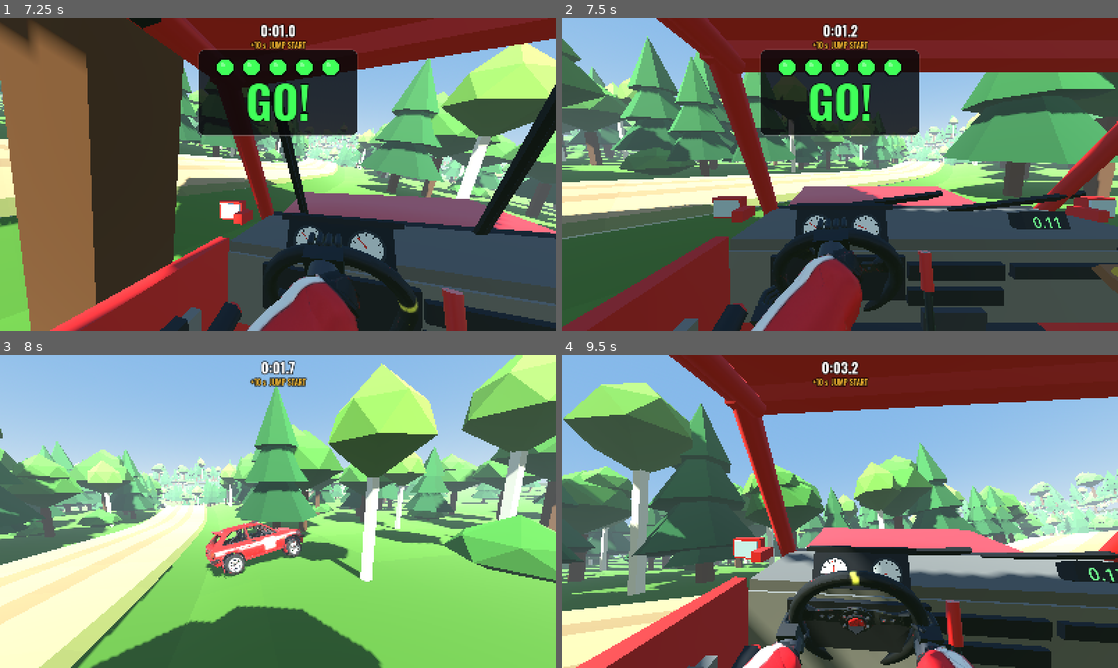
Above: before the commit, frames 1-4 (two rows, left to right).
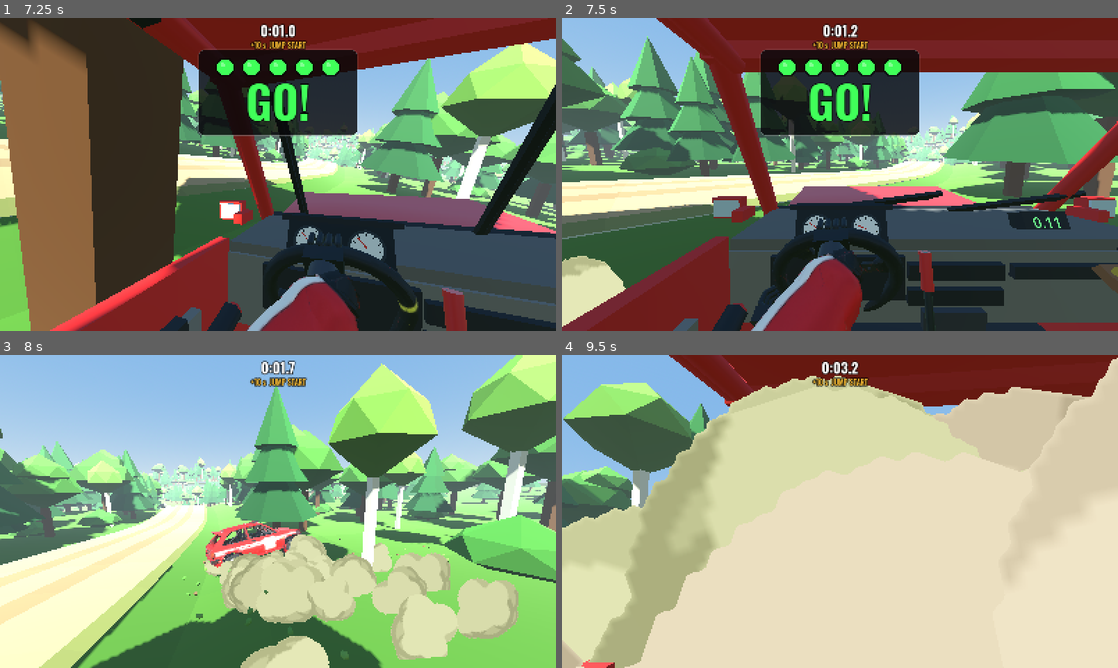
Above: after the commit, the same moments.

Repository: pbelfand-dot/Stock-multiplay-game
Game: Godot game, scene res://scenes/main.tscn
Two runs of this game, one before a commit and one after it. Both use one fixed random seed, a clock stepped at 60 frames per second and the inputs below.
Inputs (mouse positions are in pixels of both pictures, inside the frame that each line leads up to):
- Up to frame 1 (7.25 s): click "DRIVE SOLO · AI CO-DRIVER" at 0.5 s; tap Enter (ready) at 1.25, 1.55, 2.1, 3.8, 5.1, 6.05 s; move the mouse to (305, 174) at 1.27 s; hold Up 1.28-6.53 s; tap C (camera) at 1.35, 3.05, 3.6, 5.3 s; move the mouse to (250, 174) at 2.02 s; tap W (throttle) at 2.3, 4.55, 6.8 s; move the mouse to (289, 168) at 2.77 s; hold W (throttle) 2.78-3.53 s; move the mouse to (272, 180) at 3.52 s; move the mouse to (316, 177) at 4.27 s; hold Q (read_notes) 4.28-5.03 s; move the mouse to (233, 171) at 5.02 s; move the mouse to (283, 174) at 5.77 s; hold W (throttle) 5.78-6.53 s; move the mouse to (255, 168) at 6.52 s; hold D (steer_right) from 6.53 s (still down); tap F (wipers) at 6.6 s
- Up to frame 2 (7.5 s): move the mouse to (867, 174) at 7.27 s; release D (steer_right) at 7.28 s; hold Up from 7.28 s (still down); hold Tab from 7.28 s (still down)
- Up to frame 3 (8 s): keep holding Up; keep holding Tab; tap C (camera) at 7.55 s
- Up to frame 4 (9.5 s): keep holding Up; move the mouse to (812, 511) at 8.02 s; release Tab at 8.03 s; tap Keypad Enter at 8.1 s; tap Enter (ready) at 8.3 s; move the mouse to (851, 505) at 8.77 s; hold W (throttle) from 8.78 s (still down); tap C (camera) at 8.85 s

Frame 1 is identical in both runs. In frame 2, 1.6% of the frame differs, in the area x 0-12%, y 76-99%; in frame 3, 13%; in frame 4, 79%, in the area x 0-100%, y 0-100%.

Commit message:
SHOTGUN RALLY: cartoony dirt + gravel off the tyres when the car slides
scripts/vehicle/drift_fx.gd: puffy cel-shaded dust clouds (swell, float up,
shrink away) and little low-poly stones flung out to the side and back,
bouncing once. Strength per tyre from how fast it slides over the ground
(sideways, or a locked rear on the handbrake); a light dust trail behind the
rears at speed. Colours per surface (gravel / dirt / mud / grass / tarmac).
Reads only what both machines know, so the co-driver sees the same spray.
Two MultiMeshes, alpha-scissor puffs facing the camera (drawn after it moves).

tests/fx_check.gd (in run_all.sh): nothing when cruising or in the air, lots
off the rears on a handbrake slide, a trail and no stones flat out.
--shot_drift starts a screenshot sliding sideways.

Co-Authored-By: Claude Opus 5.5 <noreply@anthropic.com>
Claude-Session: https://claude.ai/code/session_01NXYqac7qKp55iHA8gZ85EC

Diff:
--- a/shotgun-rally/scripts/game.gd
+++ b/shotgun-rally/scripts/game.gd
@@ -22,6 +22,7 @@
 const Notes = preload("res://scripts/stage/pacenotes.gd")
 const RallyCar = preload("res://scripts/vehicle/rally_car.gd")
 const Cockpit = preload("res://scripts/vehicle/cockpit.gd")
+const DriftFx = preload("res://scripts/vehicle/drift_fx.gd")
 const SeatCam = preload("res://scripts/vehicle/seat_cam.gd")
 const AICoDriver = preload("res://scripts/vehicle/ai_codriver.gd")
 const Autopilot = preload("res://scripts/vehicle/autopilot.gd")
@@ -114,6 +115,10 @@
 	car.place(_start_pos, st.heading_at(st.START_S))
 	car.hit.connect(_on_hit)
 	car.landed.connect(_on_landed)
+	var fx := DriftFx.new()                       # dirt + stones off the tyres when it slides
+	fx.name = "DriftFx"
+	fx.car = car
+	car.add_child(fx)
 	progress.emit(0.84, "Strapping in the crew")
 	await get_tree().process_frame
 	if not is_inside_tree():
--- a/shotgun-rally/scripts/main.gd
+++ b/shotgun-rally/scripts/main.gd
@@ -10,7 +10,8 @@
 ##   --aicheck                               solo test: the AI co-driver's calls come in time
 ##   --screenshot=out.png [--shot_seat=codriver --shot_s=300 --shot_read --shot_mud [--shot_wipe=N] --shot_nohud
 ##                         --shot_yaw=1.2 --shot_pitch=-0.3 (look around, rad) --shot_view=seat|chase|orbit
-##                         --shot_steer=-1..1 --shot_handbrake --shot_loading (keep the loading screen up)]
+##                         --shot_steer=-1..1 --shot_handbrake --shot_loading (keep the loading screen up)
+##                         --shot_drift (start it sliding sideways: the dirt flies)]
 
 const Game = preload("res://scripts/game.gd")
 const Menu = preload("res://scripts/ui/main_menu.gd")
@@ -167,6 +168,10 @@
 				game.cockpit.wipe(int(Config.arg("shot_wipe", 1)))
 		if Config.flag("shot_nohud"):
 			game._hud.visible = false
+		if Config.flag("shot_drift"):                # sliding sideways on the handbrake: the dirt flies
+			var xf: Transform3D = game.car.global_transform
+			game.car.linear_velocity = -xf.basis.z * 17.0 + xf.basis.x * 8.0
+			game.car.angular_velocity = Vector3(0, 0.9, 0)
 
 
 func _process(dt: float) -> void:
--- /dev/null
+++ b/shotgun-rally/scripts/vehicle/drift_fx.gd
@@ -0,0 +1,351 @@
+extends Node3D
+## Cartoony dirt and gravel off the tyres when the car slides: puffy dust
+## clouds (cel-shaded, they swell, drift up and shrink away) and little stones
+## flung out to the side and back, bouncing once. Drift, handbrake or a big
+## slide = lots; a light trail of dust behind the rear wheels at speed.
+##   * the colours follow the surface: tan gravel, brown dirt, dark mud (more
+##     clods, less dust), green bits off the grass, white smoke on tarmac
+##   * it reads only what BOTH machines know about the car (where it is and how
+##     it moves, the springs, the handbrake, the surface), so the co-driver sees
+##     the same spray as the driver
+##   * two MultiMeshes and a few hundred points simulated here: cheap. Puffs use
+##     alpha scissor (no see-through sorting trouble) and face the camera
+## Lives under the car but works in world space (top_level).
+
+const RallyCar = preload("res://scripts/vehicle/rally_car.gd")
+
+const MAX_PUFFS := 240
+const MAX_STONES := 280
+const PUFF_RATE := 30.0         # puffs a second per wheel, sliding hard
+const STONE_RATE := 46.0        # stones a second per wheel, sliding hard
+const SLIDE_START := 1.2        # m/s of sideways slide at the tyre before anything flies
+const SLIDE_FULL := 6.0         # ... and the slide for the full spray
+const GRAVITY := 15.0           # a bit more than real: snappier, cartoony arcs
+## per surface: dust colour, stone colours, how much dust, how many stones
+const SURF := {
+	"gravel": [Color(0.9, 0.82, 0.66), [Color(0.58, 0.55, 0.5), Color(0.7, 0.62, 0.48), Color(0.46, 0.43, 0.41)], 1.0, 1.0],
+	"dirt": [Color(0.8, 0.64, 0.45), [Color(0.46, 0.34, 0.22), Color(0.56, 0.43, 0.29)], 1.0, 0.85],
+	"mud": [Color(0.52, 0.4, 0.27), [Color(0.33, 0.24, 0.15), Color(0.41, 0.31, 0.2)], 0.45, 1.4],
+	"grass": [Color(0.78, 0.8, 0.56), [Color(0.33, 0.56, 0.2), Color(0.42, 0.62, 0.24), Color(0.46, 0.37, 0.23)], 0.55, 0.8],
+	"tarmac": [Color(0.92, 0.92, 0.94), [], 0.8, 0.0],
+}
+
+static var _cloud: ImageTexture     # made once, shared by every stage's car
+
+var car: RallyCar
+var intensity := [0.0, 0.0, 0.0, 0.0]    # how hard each tyre is spraying (0..1), for tests
+var puffs_alive := 0
+var stones_alive := 0
+var puffs_made := 0                 # all-time counts (tests)
+var stones_made := 0
+var _puff_mm: MultiMesh
+var _stone_mm: MultiMesh
+var _puff_mi: MultiMeshInstance3D
+var _stone_mi: MultiMeshInstance3D
+# particles: parallel arrays, alive ones packed at the front
+var _pp := PackedVector3Array()     # puff position
+var _pv := PackedVector3Array()     # ... velocity
+var _pt := PackedFloat32Array()     # ... age
+var _pl := PackedFloat32Array()     # ... lifetime
+var _ps := PackedFloat32Array()     # ... full size
+var _pr := PackedFloat32Array()     # ... spin on screen
+var _pc := PackedColorArray()
+var _sp := PackedVector3Array()     # stone position
+var _sv := PackedVector3Array()
+var _st := PackedFloat32Array()
+var _sl := PackedFloat32Array()
+var _ss := PackedFloat32Array()     # size
+var _sf := PackedFloat32Array()     # the ground's height where it was thrown up
+var _sb := PackedInt32Array()       # bounces so far
+var _sa := PackedVector3Array()     # tumble (axis x speed)
+var _sc := PackedColorArray()
+var _acc_p := [0.0, 0.0, 0.0, 0.0]
+var _acc_s := [0.0, 0.0, 0.0, 0.0]
+var _prev_basis := Basis()
+var _w := Vector3.ZERO              # the car's spin (rad/s), from how it turned since last frame
+var _started := false
+
+
+func _ready() -> void:
+	process_priority = 1000                       # draw after the camera has moved this frame (puffs face it)
+	top_level = true
+	global_transform = Transform3D.IDENTITY
+	_pp.resize(MAX_PUFFS)
+	_pv.resize(MAX_PUFFS)
+	_pt.resize(MAX_PUFFS)
+	_pl.resize(MAX_PUFFS)
+	_ps.resize(MAX_PUFFS)
+	_pr.resize(MAX_PUFFS)
+	_pc.resize(MAX_PUFFS)
+	_sp.resize(MAX_STONES)
+	_sv.resize(MAX_STONES)
+	_st.resize(MAX_STONES)
+	_sl.resize(MAX_STONES)
+	_ss.resize(MAX_STONES)
+	_sf.resize(MAX_STONES)
+	_sb.resize(MAX_STONES)
+	_sa.resize(MAX_STONES)
+	_sc.resize(MAX_STONES)
+	# dust: a camera-facing quad with a cel-shaded cloud on it
+	var quad := QuadMesh.new()
+	quad.size = Vector2(1.0, 1.0)
+	var pm := StandardMaterial3D.new()
+	pm.shading_mode = BaseMaterial3D.SHADING_MODE_UNSHADED
+	pm.transparency = BaseMaterial3D.TRANSPARENCY_ALPHA_SCISSOR
+	pm.alpha_scissor_threshold = 0.5
+	if _cloud == null:
+		_cloud = _cloud_texture()
+	pm.albedo_texture = _cloud
+	pm.vertex_color_use_as_albedo = true
+	pm.cull_mode = BaseMaterial3D.CULL_DISABLED
+	pm.texture_filter = BaseMaterial3D.TEXTURE_FILTER_LINEAR
+	quad.material = pm
+	_puff_mm = MultiMesh.new()
+	_puff_mm.transform_format = MultiMesh.TRANSFORM_3D
+	_puff_mm.use_colors = true
+	_puff_mm.mesh = quad
+	_puff_mm.instance_count = MAX_PUFFS
+	_puff_mm.visible_instance_count = 0
+	_puff_mi = MultiMeshInstance3D.new()
+	_puff_mi.multimesh = _puff_mm
+	_puff_mi.cast_shadow = GeometryInstance3D.SHADOW_CASTING_SETTING_OFF
+	add_child(_puff_mi)
+	# stones: chunky low-poly rocks, lit, flat colours
+	var rock := SphereMesh.new()
+	rock.radius = 0.5
+	rock.height = 0.8
+	rock.radial_segments = 5
+	rock.rings = 2
+	var sm := StandardMaterial3D.new()
+	sm.vertex_color_use_as_albedo = true
+	sm.roughness = 1.0
+	rock.material = sm
+	_stone_mm = MultiMesh.new()
+	_stone_mm.transform_format = MultiMesh.TRANSFORM_3D
+	_stone_mm.use_colors = true
+	_stone_mm.mesh = rock
+	_stone_mm.instance_count = MAX_STONES
+	_stone_mm.visible_instance_count = 0
+	_stone_mi = MultiMeshInstance3D.new()
+	_stone_mi.multimesh = _stone_mm
+	_stone_mi.cast_shadow = GeometryInstance3D.SHADOW_CASTING_SETTING_OFF
+	add_child(_stone_mi)
+
+
+func _physics_process(dt: float) -> void:
+	if car == null or not is_instance_valid(car):
+		return
+	var xf := car.global_transform
+	if _started:
+		# how the car turned since last tick (the co-driver's copy has no physics spin)
+		var q := (xf.basis.orthonormalized() * _prev_basis.inverse()).get_rotation_quaternion()
+		var ang := q.get_angle()
+		var w := q.get_axis() * (wrapf(ang, -PI, PI) / dt) if ang > 1e-5 else Vector3.ZERO
+		_w = _w.lerp(w, 0.5)
+	_prev_basis = xf.basis.orthonormalized()
+	_started = true
+	_spawn(xf, dt)
+	_simulate(dt)
+
+
+func _process(_dt: float) -> void:
+	_draw_particles()
+
+
+## Each tyre: how fast it slides over the ground -> dust and stones.
+func _spawn(xf: Transform3D, dt: float) -> void:
+	var up := xf.basis.y
+	var fwd := -xf.basis.z
+	var v: Vector3 = car.linear_velocity
+	var surf: Array = SURF.get(car.on_surface, SURF.gravel)
+	var loose := car.on_surface in ["gravel", "dirt"]
+	var hb: bool = car.handbrake_on()
+	var fast := clampf((absf(car.speed) - 12.0) / 25.0, 0.0, 1.0)
+	for k in 4:
+		var front: bool = RallyCar.WHEELS[k][2]
+		var c: float = car.comp[k]
+		if c <= 0.01:                                     # in the air
+			intensity[k] = 0.0
+			continue
+		var mount: Vector3 = xf * Vector3(RallyCar.WHEELS[k][0], 0.0, RallyCar.WHEELS[k][1])
+		var contact := mount - up * (RallyCar.REST - c + RallyCar.RADIUS)
+		var vc := v + _w.cross(contact - xf.origin)
+		if vc.length() < 2.0:
+			intensity[k] = 0.0
+			continue
+		var wf := fwd.rotated(up, -car.steer) if front else fwd
+		var side := wf.cross(up)                          # the tyre's right
+		var lat := vc.dot(side)
+		var slide := absf(lat)
+		if hb and not front:
+			slide = maxf(slide, absf(vc.dot(wf)) * 0.8)   # locked: it slides the way it's going
+		var drift := clampf((slide - SLIDE_START) / (SLIDE_FULL - SLIDE_START), 0.0, 1.0)
+		var trail := fast * 0.16 if (loose and not front) else 0.0
+		var amount := maxf(drift, trail)
+		intensity[k] = amount
+		_acc_p[k] += PUFF_RATE * amount * float(surf[2]) * dt
+		_acc_s[k] += STONE_RATE * drift * float(surf[3]) * dt
+		var out_dir := side * signf(lat) if slide > 0.5 else Vector3.ZERO   # thrown to the outside of the slide
+		while _acc_p[k] >= 1.0:
+			_acc_p[k] -= 1.0
+			_add_puff(contact, up, vc, out_dir, amount, surf[0])
+		while _acc_s[k] >= 1.0:
+			_acc_s[k] -= 1.0
+			_add_stone(contact, up, wf, vc, out_dir, surf[1])
+
+
+func _add_puff(at: Vector3, up: Vector3, vc: Vector3, out_dir: Vector3, amount: float, col: Color) -> void:
+	if puffs_alive >= MAX_PUFFS:
+		return
+	var i := puffs_alive
+	puffs_alive += 1
+	puffs_made += 1
+	var jitter := Vector3(randf_range(-1, 1), 0.0, randf_range(-1, 1)) * 0.25
+	_pp[i] = at + up * 0.2 + jitter
+	_pv[i] = out_dir * absf(vc.dot(out_dir)) * randf_range(0.08, 0.18) + vc * 0.06 \
+		+ Vector3.UP * randf_range(0.5, 1.2) + Vector3(randf_range(-1, 1), 0.0, randf_range(-1, 1)) * 0.35
+	_pt[i] = 0.0
+	_pl[i] = randf_range(0.9, 1.6)
+	_ps[i] = randf_range(1.2, 2.0) * (0.55 + 0.45 * amount)
+	_pr[i] = randf_range(-PI, PI)
+	var shade := randf_range(0.9, 1.06)
+	_pc[i] = Color(col.r * shade, col.g * shade, col.b * shade)
+
+
+func _add_stone(at: Vector3, up: Vector3, wf: Vector3, vc: Vector3, out_dir: Vector3, cols: Array) -> void:
+	if stones_alive >= MAX_STONES or cols.is_empty():
+		return
+	var i := stones_alive
+	stones_alive += 1
+	stones_made += 1
+	_sp[i] = at + up * 0.08 + Vector3(randf_range(-0.12, 0.12), 0.0, randf_range(-0.12, 0.12))
+	var back := -wf * signf(vc.dot(wf)) if absf(vc.dot(wf)) > 0.5 else -wf    # the tyre roosts them backwards
+	_sv[i] = back * randf_range(1.0, 3.5) + out_dir * absf(vc.dot(out_dir)) * randf_range(0.25, 0.6) \
+		+ vc * 0.25 + Vector3.UP * randf_range(2.0, 4.6) \
+		+ Vector3(randf_range(-1, 1), randf_range(-0.3, 0.3), randf_range(-1, 1)) * 0.8
+	_st[i] = 0.0
+	_sl[i] = randf_range(0.8, 1.3)
+	_ss[i] = randf_range(0.08, 0.16)
+	_sf[i] = at.y
+	_sb[i] = 0
+	_sa[i] = Vector3(randf_range(-1, 1), randf_range(-1, 1), randf_range(-1, 1)).normalized() * randf_range(6.0, 16.0)
+	_sc[i] = cols[randi() % cols.size()]
+
+
+func _simulate(dt: float) -> void:
+	var i := 0
+	while i < puffs_alive:
+		_pt[i] += dt
+		if _pt[i] >= _pl[i]:
+			_kill_puff(i)
+			continue
+		var v := _pv[i]
+		v *= maxf(1.0 - 1.6 * dt, 0.0)                    # dust slows down fast in the air...
+		v.y += 0.25 * dt                                  # ... and floats up
+		_pv[i] = v
+		_pp[i] += v * dt
+		i += 1
+	i = 0
+	while i < stones_alive:
+		_st[i] += dt
+		if _st[i] >= _sl[i]:
+			_kill_stone(i)
+			continue
+		var v := _sv[i]
+		v.y -= GRAVITY * dt
+		var p := _sp[i] + v * dt
+		if p.y < _sf[i] and v.y < 0.0:
+			if _sb[i] == 0 and v.y < -2.0:                # one little bounce, then it lies there
+				_sb[i] = 1
+				v = Vector3(v.x * 0.55, -v.y * 0.3, v.z * 0.55)
+			else:
+				v = Vector3.ZERO
+				_sa[i] = Vector3.ZERO
+			p.y = _sf[i]
+		_sv[i] = v
+		_sp[i] = p
+		i += 1
+
+
+func _kill_puff(i: int) -> void:
+	var last := puffs_alive - 1
+	_pp[i] = _pp[last]
+	_pv[i] = _pv[last]
+	_pt[i] = _pt[last]
+	_pl[i] = _pl[last]
+	_ps[i] = _ps[last]
+	_pr[i] = _pr[last]
+	_pc[i] = _pc[last]
+	puffs_alive = last
+
+
+func _kill_stone(i: int) -> void:
+	var last := stones_alive - 1
+	_sp[i] = _sp[last]
+	_sv[i] = _sv[last]
+	_st[i] = _st[last]
+	_sl[i] = _sl[last]
+	_ss[i] = _ss[last]
+	_sf[i] = _sf[last]
+	_sb[i] = _sb[last]
+	_sa[i] = _sa[last]
+	_sc[i] = _sc[last]
+	stones_alive = last
+
+
+func _draw_particles() -> void:
+	var cam := get_viewport().get_camera_3d()
+	var face := cam.global_transform.basis if cam else Basis()
+	for i in puffs_alive:
+		var u := _pt[i] / _pl[i]
+		# pop up fast, swell, then shrink away at the end (cartoon dust doesn't fade, it shrinks)
+		var grow := minf(u / 0.18, 1.0)
+		var s := _ps[i] * (0.35 + 0.65 * (1.0 - (1.0 - grow) * (1.0 - grow))) * (1.0 - smoothstep(0.65, 1.0, u))
+		var b := face * Basis(Vector3.BACK, _pr[i] + u * 0.6)
+		_puff_mm.set_instance_transform(i, Transform3D(b.scaled_local(Vector3(s, s, s)), _pp[i]))
+		_puff_mm.set_instance_color(i, _pc[i])
+	_puff_mm.visible_instance_count = puffs_alive
+	for i in stones_alive:
+		var u := _st[i] / _sl[i]
+		var s := _ss[i] * (1.0 - smoothstep(0.75, 1.0, u))
+		var a := _sa[i]
+		var b := Basis.IDENTITY if a.length() < 0.01 else Basis(a.normalized(), a.length() * _st[i])
+		_stone_mm.set_instance_transform(i, Transform3D(b.scaled_local(Vector3(s, s * 0.8, s)), _sp[i]))
+		_stone_mm.set_instance_color(i, _sc[i])
+	_stone_mm.visible_instance_count = stones_alive
+	if car and is_instance_valid(car):
+		var box := AABB(car.global_position - Vector3(40, 15, 40), Vector3(80, 30, 80))
+		_puff_mi.custom_aabb = box
+		_stone_mi.custom_aabb = box
+
+
+## A white cartoon cloud: a few round lumps, lit from the top left with a hard
+## edge between light and shade (the instance colour tints it).
+static func _cloud_texture() -> ImageTexture:
+	const N := 96
+	var img := Image.create(N, N, false, Image.FORMAT_RGBA8)
+	var lumps := [[0.5, 0.58, 0.3], [0.3, 0.55, 0.2], [0.7, 0.53, 0.22], [0.47, 0.36, 0.22], [0.64, 0.7, 0.17]]
+	for y in N:
+		for x in N:
+			var p := Vector2((x + 0.5) / N, (y + 0.5) / N)
+			var inside := false
+			var lit := false
+			var rim := false
+			for l in lumps:
+				var c := Vector2(l[0], l[1])
+				var r: float = l[2]
+				var d := p.distance_to(c)
+				if d < r:
+					inside = true
+					# light: the upper-left part of each lump
+					if p.distance_to(c + Vector2(-0.3, -0.35) * r) < r * 0.85:
+						lit = true
+					if d > r * 0.82 and p.y > c.y:
+						rim = true
+			if not inside:
+				img.set_pixel(x, y, Color(1, 1, 1, 0))
+				continue
+			var v := 1.0 if lit else (0.72 if rim else 0.84)
+			img.set_pixel(x, y, Color(v, v, v, 1.0))
+	img.generate_mipmaps()
+	return ImageTexture.create_from_image(img)
--- /dev/null
+++ b/shotgun-rally/tests/fx_check.gd
@@ -0,0 +1,112 @@
+extends SceneTree
+## The drift dirt (scripts/vehicle/drift_fx.gd) on a flat gravel pad:
+##   * rolling straight and slow: nothing
+##   * a handbrake slide: dust and stones, mostly off the rear tyres
+##   * flat out in a straight line: a light dust trail, no stones
+##   * in the air: nothing new
+## Run: godot --headless --fixed-fps 60 --path . -s tests/fx_check.gd
+## Prints one [fx] line per check; exits 1 on any FAIL.
+
+var RallyCar
+var DriftFx
+var car
+var fx
+var fails := 0
+var _steps := ["slow", "handbrake", "fast", "air"]
+var _step := -1
+var _t := 0.0
+var _spawned := {}
+
+
+func _initialize() -> void:
+	RallyCar = load("res://scripts/vehicle/rally_car.gd")
+	DriftFx = load("res://scripts/vehicle/drift_fx.gd")
+	var pad := StaticBody3D.new()
+	pad.set_meta("surface", "gravel")
+	var cs := CollisionShape3D.new()
+	var bx := BoxShape3D.new()
+	bx.size = Vector3(4000, 2, 4000)
+	cs.shape = bx
+	pad.add_child(cs)
+	pad.position = Vector3(0, -1, 0)
+	root.add_child(pad)
+	car = RallyCar.new()
+	root.add_child(car)
+	fx = DriftFx.new()
+	fx.car = car
+	car.add_child(fx)
+	_next()
+
+
+func _next() -> void:
+	_step += 1
+	_t = 0.0
+	_spawned = {"puffs": 0, "stones": 0, "rear": 0.0, "front": 0.0, "n": 0, "p0": fx.puffs_made, "s0": fx.stones_made}
+	if _step >= _steps.size():
+		return
+	car.place(Vector3.ZERO, 0.0)
+	car.inp = {"steer": 0.0, "throttle": 0.0, "brake": 0.0, "handbrake": false}
+
+
+func _physics_process(dt: float) -> bool:
+	if _step >= _steps.size():
+		return _finish()
+	_t += dt
+	match _steps[_step]:
+		"slow":
+			if _t < 0.05:
+				car.linear_velocity = Vector3(0, 0, -8.0)
+			car.inp = {"steer": 0.0, "throttle": 0.12, "brake": 0.0, "handbrake": false}
+		"handbrake":
+			if _t < 0.05:
+				car.linear_velocity = Vector3(0, 0, -50.0 / 3.6)
+			car.inp = {"steer": 1.0, "throttle": 0.0, "brake": 0.0, "handbrake": true}
+		"fast":
+			if _t < 0.05:
+				car.linear_velocity = Vector3(0, 0, -30.0)
+			car.inp = {"steer": 0.0, "throttle": 1.0, "brake": 0.0, "handbrake": false}
+		"air":
+			if _t < 0.05:
+				car.place(Vector3(0, 30, 0), 0.0)
+				car.linear_velocity = Vector3(0, 0, -20.0)
+	if _t <= 0.5:                                        # settling: count from here on
+		_spawned.p0 = fx.puffs_made
+		_spawned.s0 = fx.stones_made
+	else:
+		_spawned.puffs = fx.puffs_made - _spawned.p0
+		_spawned.stones = fx.stones_made - _spawned.s0
+		_spawned.rear += (fx.intensity[2] + fx.intensity[3]) * 0.5
+		_spawned.front += (fx.intensity[0] + fx.intensity[1]) * 0.5
+		_spawned.n += 1
+	if _t > 1.6:
+		_report(_steps[_step])
+		_next()
+	return false
+
+
+func _report(kind: String) -> void:
+	var n := maxf(_spawned.n, 1)
+	var rear: float = _spawned.rear / n
+	var front: float = _spawned.front / n
+	var msg := "%s: %d puffs, %d stones in 1.1 s, rear tyres %.2f, front %.2f (%.0f km/h)" % [
+		kind, _spawned.puffs, _spawned.stones, rear, front, car.kmh()]
+	match kind:
+		"slow":
+			fails += _check(_spawned.puffs == 0 and _spawned.stones == 0, msg + " -> nothing")
+		"handbrake":
+			fails += _check(_spawned.puffs > 15 and _spawned.stones > 25 and rear > 0.6 and rear >= front, msg + " -> lots, mostly the rears")
+		"fast":
+			fails += _check(_spawned.puffs > 0 and _spawned.stones == 0, msg + " -> a light trail, no stones")
+		"air":
+			fails += _check(_spawned.puffs == 0 and _spawned.stones == 0, msg + " -> nothing")
+
+
+func _check(ok: bool, msg: String) -> int:
+	print("[fx] %s %s" % ["ok  " if ok else "FAIL", msg])
+	return 0 if ok else 1
+
+
+func _finish() -> bool:
+	print("[fx] %s" % ("FX OK" if fails == 0 else "FX FAIL"))
+	quit(1 if fails > 0 else 0)
+	return true
Not shown, changed: shotgun-rally/tests/run_all.sh
